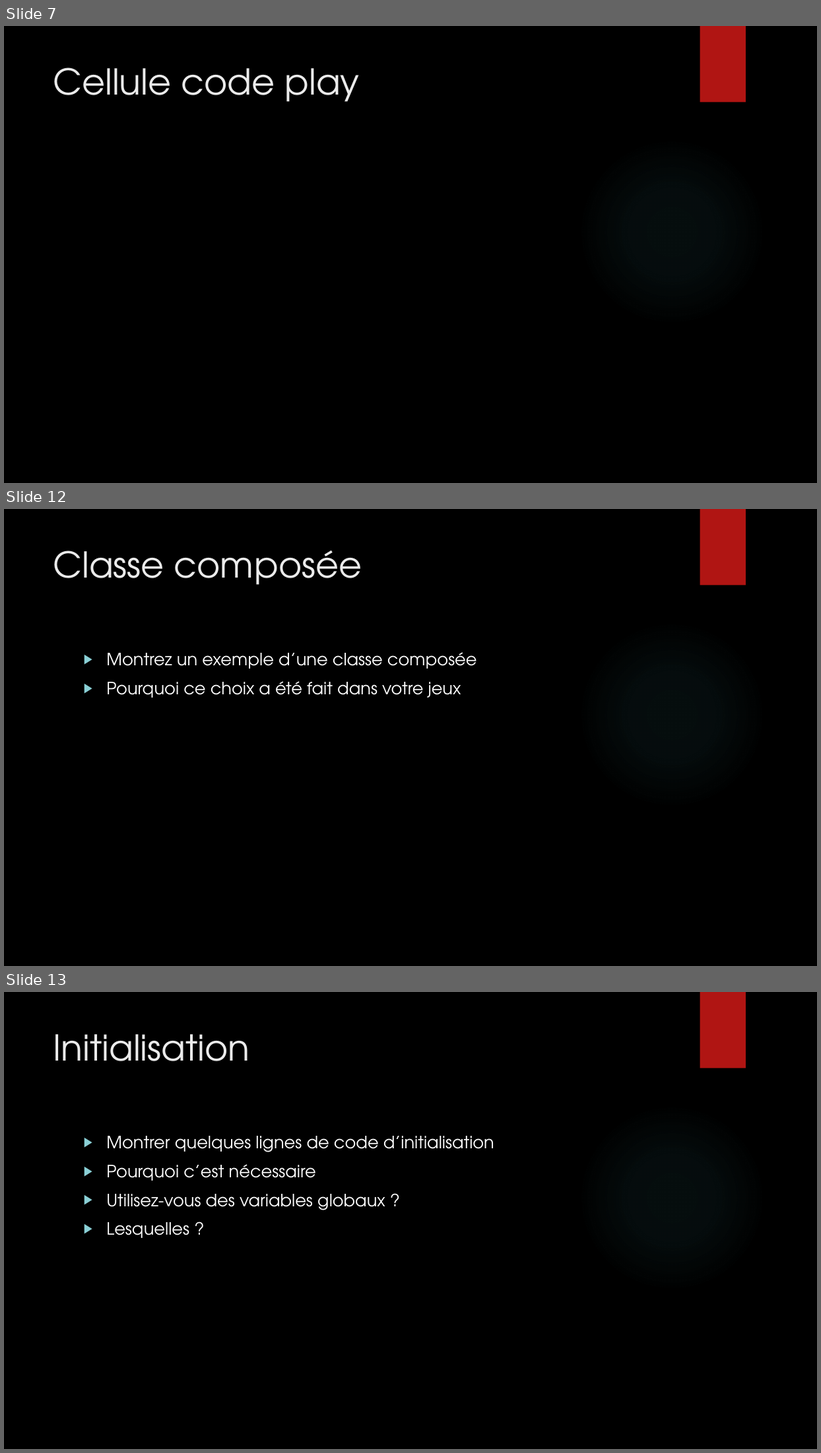
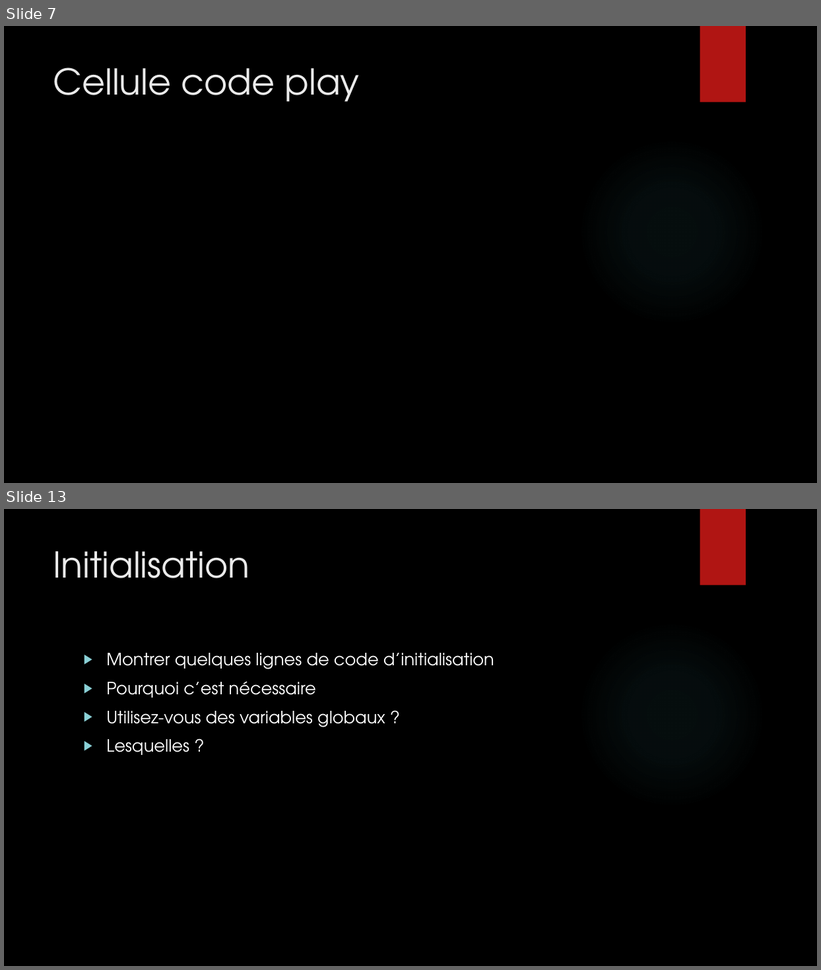
Before and after one commit to Bugnon/oc-2021, a slide deck: src/projet/projet3/Powerpoint_pacman.pptx. Shown one above the other, each under a label of ours: slides 7, 12 and 13 before the commit, slides 7 and 13 after it; the slides between them are not shown. The pictures are 821x1453 and 821x970 pixels, drawn with LibreOffice and Linux fonts; fonts in the diff are those of the drawing; background and template pictures are left out. Boxes give left, top, right and bottom in pixels: in the first picture for what was removed or moved away, otherwise in the second. Text is boxed around its words. In the diff, an @@ line names an element or a change of style, - is before the commit and + after.

```diff
--- a/src/projet/projet3/Powerpoint_pacman.pptx
+++ b/src/projet/projet3/Powerpoint_pacman.pptx
@@ slide 12 removed at bbox=[4, 509, 817, 966], background picture (left out); not listed: 2 template elements that a slide beside it also shows @@
@@ title removed at bbox=[54, 551, 362, 585] @@
-Classe composée
@@ text removed at bbox=[106, 652, 477, 698] @@
-▶ Montrez un exemple d’une classe composée
-▶ Pourquoi ce choix a été fait dans votre jeux
```
Also in this commit, not shown: 3 slides changed, 5 slides added, 4 other slides removed.
